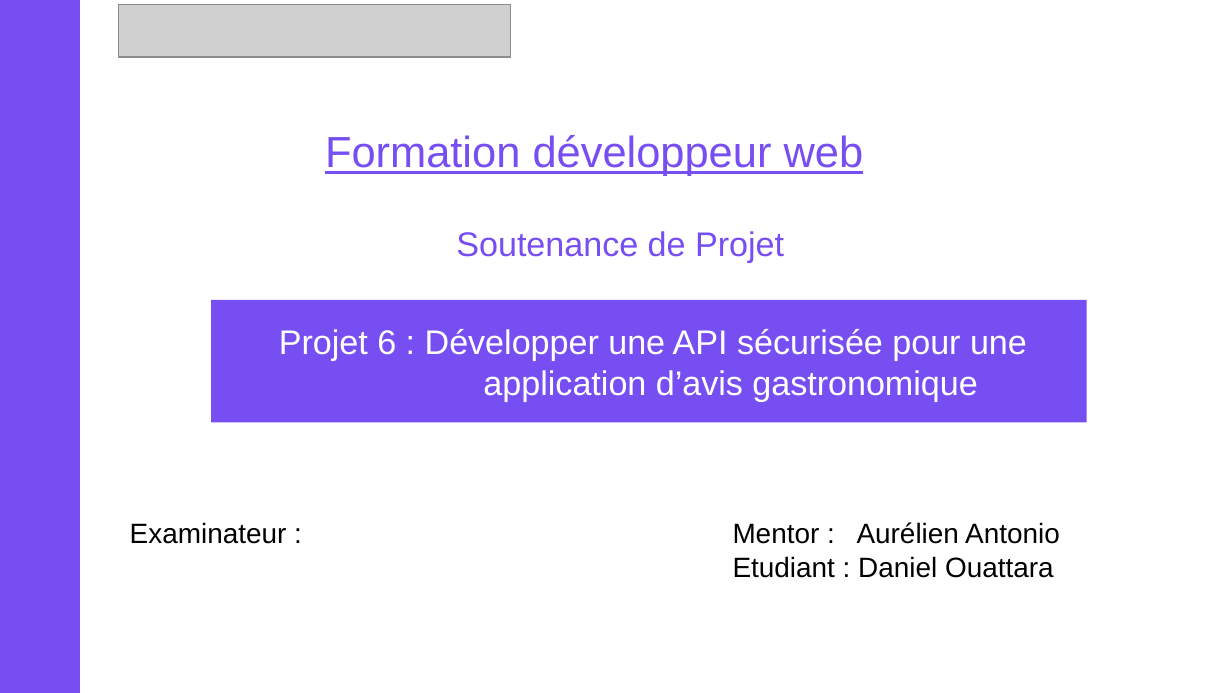
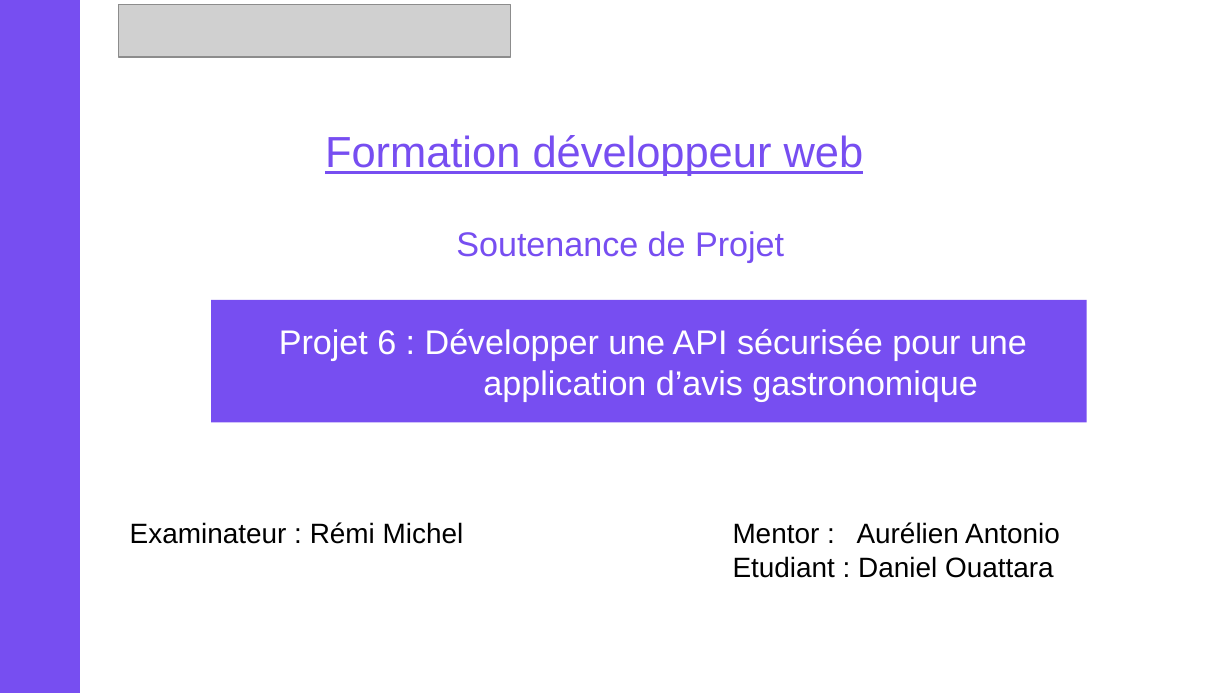
Before and after one commit to danielOuattara/Openclassroom_P6_15_01_2021, a slide deck: slide 1 of schema_global.odp. Drawn at 1232x693 pixels with LibreOffice and Linux fonts; fonts in the diff are those of the drawing; grey boxes stand for pictures. Boxes give left, top, right and bottom in pixels: in the first picture for what was removed or moved away, otherwise in the second. Text is boxed around its words. In the diff, an @@ line names an element or a change of style, - is before the commit and + after.

```diff
--- a/schema_global.odp
+++ b/schema_global.odp
@@ text at (x1=130, y1=522, x2=464, y2=544): text changed @@
-Examinateur :
+Examinateur : Rémi Michel
```
Also in this commit, not shown: 8 other files.
